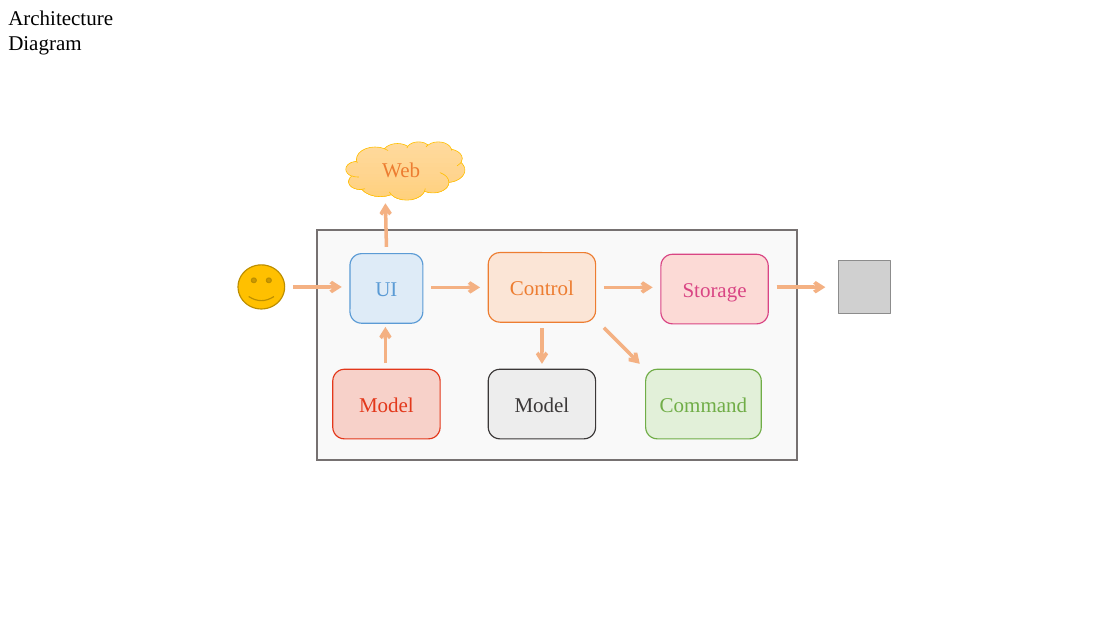
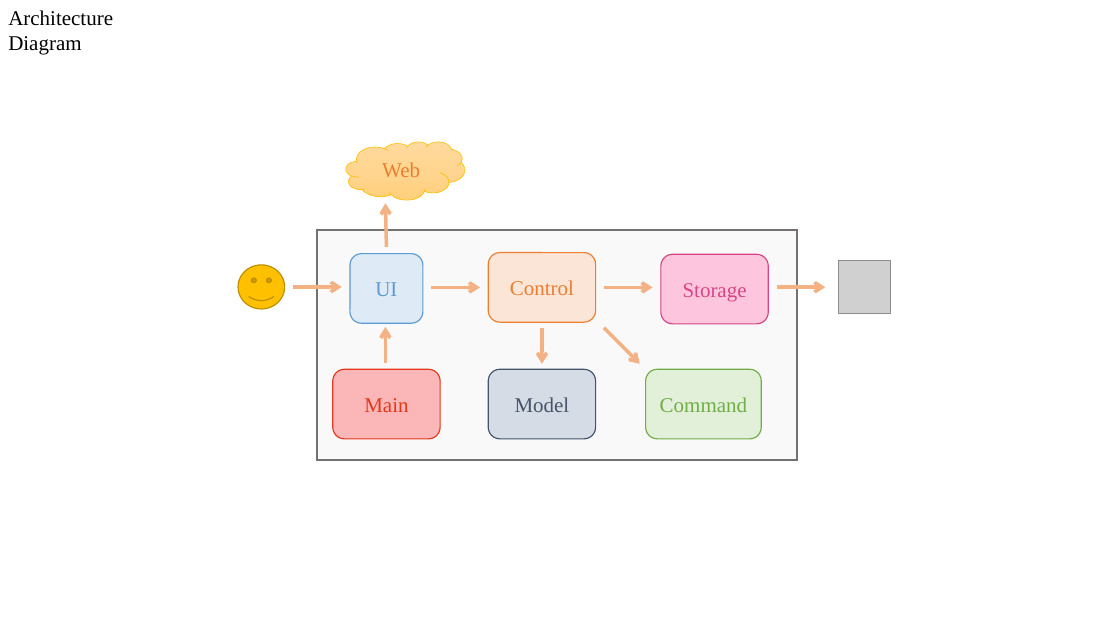
Before and after one commit to CS2103AUG2016-W11-C1/main, a slide deck: slide 1 of doc/UML.pptx. Drawn at 1120x630 pixels with LibreOffice and Linux fonts; fonts in the diff are those of the drawing; grey boxes stand for pictures. Boxes give left, top, right and bottom in pixels: in the first picture for what was removed or moved away, otherwise in the second. Text is boxed around its words. In the diff, an @@ line names an element or a change of style, - is before the commit and + after.

```diff
--- a/doc/UML.pptx
+++ b/doc/UML.pptx
@@ rounded rectangle "Storage" at (x1=661, y1=255, x2=769, y2=324): fill #FCDAD6 to #FEC6DE @@
@@ rounded rectangle "Main" at (x1=333, y1=370, x2=440, y2=439): fill #F7D1C9 to #FBB7B7 @@
@@ rounded rectangle "Model" at (x1=488, y1=370, x2=596, y2=439): text colour #3B3838 to #44546A; fill #EDEDED to #D6DCE5; outline #3B3838 1 pt to #44546A 1 pt @@
@@ text in rounded rectangle at (x1=364, y1=398, x2=408, y2=412): text changed @@
-Model
+Main
```
Also in this commit, not shown: 1 other file.
